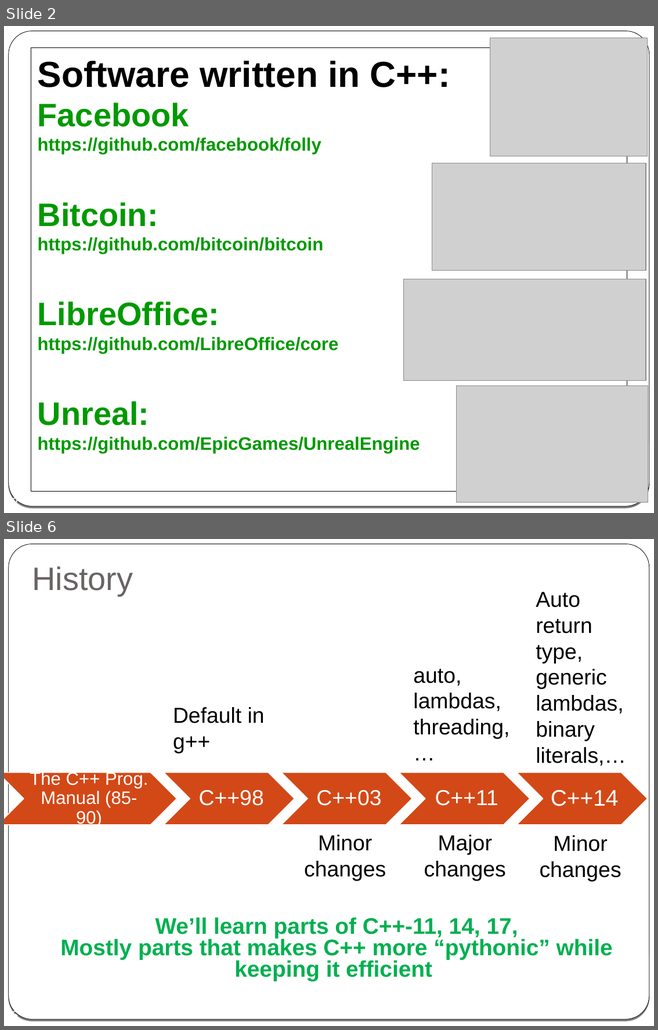
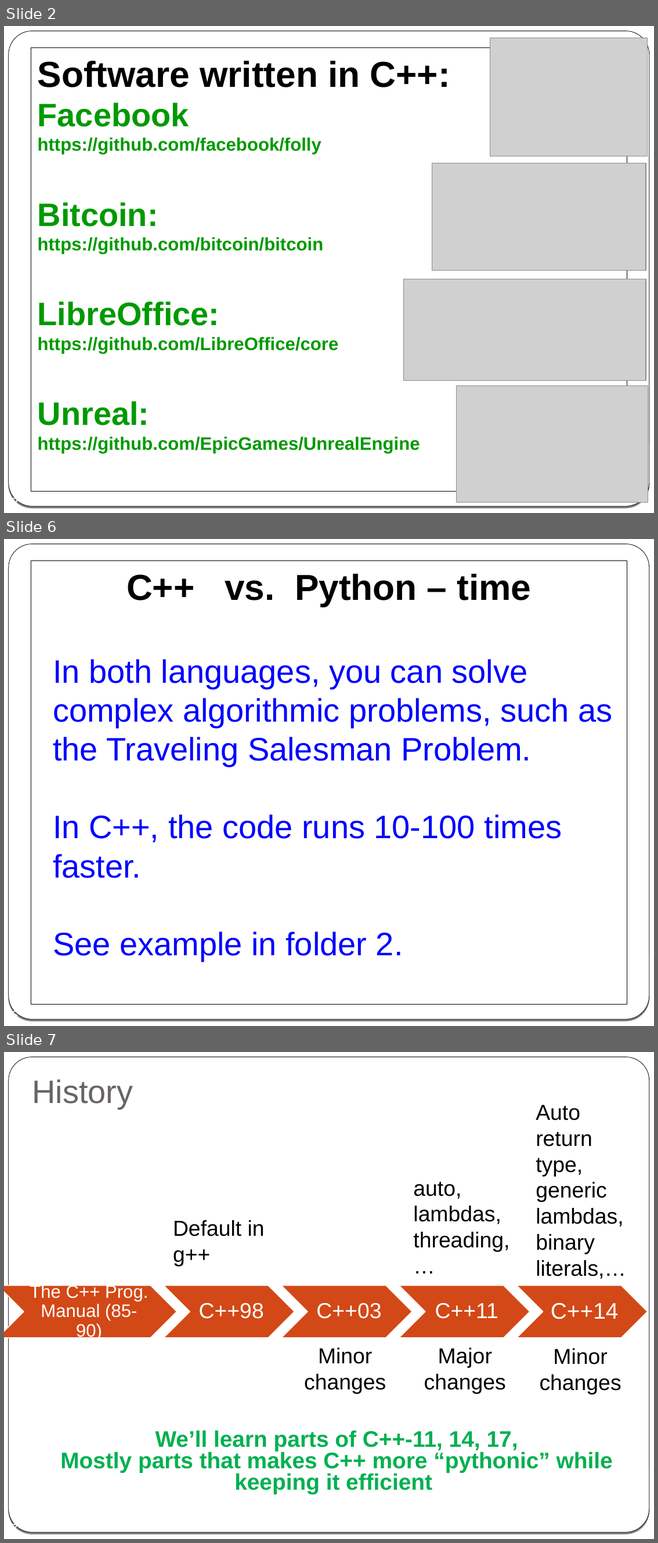
Before and after one commit to cpp-at-ariel/cpp-5781, a slide deck: 01-what-is-cpp/slides-1-cpp-vs-c-vs-java.odp. Shown one above the other, each under a label of ours: slides 2 and 6 before the commit, slides 2, 6 and 7 after it; the slides between them are not shown. The pictures are 658x1030 and 658x1543 pixels, drawn with LibreOffice and Linux fonts; fonts in the diff are those of the drawing; grey boxes stand for pictures. Boxes give left, top, right and bottom in pixels: in the first picture for what was removed or moved away, otherwise in the second. Text is boxed around its words. In the diff, an @@ line names an element or a change of style, - is before the commit and + after.

```diff
--- a/01-what-is-cpp/slides-1-cpp-vs-c-vs-java.odp
+++ b/01-what-is-cpp/slides-1-cpp-vs-c-vs-java.odp
@@ slide 6 added at (4,539,654,1026), background gradient #000000 to #FFFFFF; not listed: 2 template elements that a slide beside it also shows @@
@@ rectangle added at (31,560,627,1004), outline #000000 0.74 pt, 36 pt, text #0000FF @@
+C++ vs. Python – time
+● In both languages, you can solve complex algorithmic problems, such as the Traveling Salesman Problem.
+● In C++, the code runs 10-100 times faster.
+● See example in folder 2.
@@ page number added at (12,1010,18,1017), 14 pt, text #FFFFFF @@
+6
@@ what was slide 6 is now slide 7 @@
```
Also in this commit, not shown: 3 slides changed, 15 other files.
